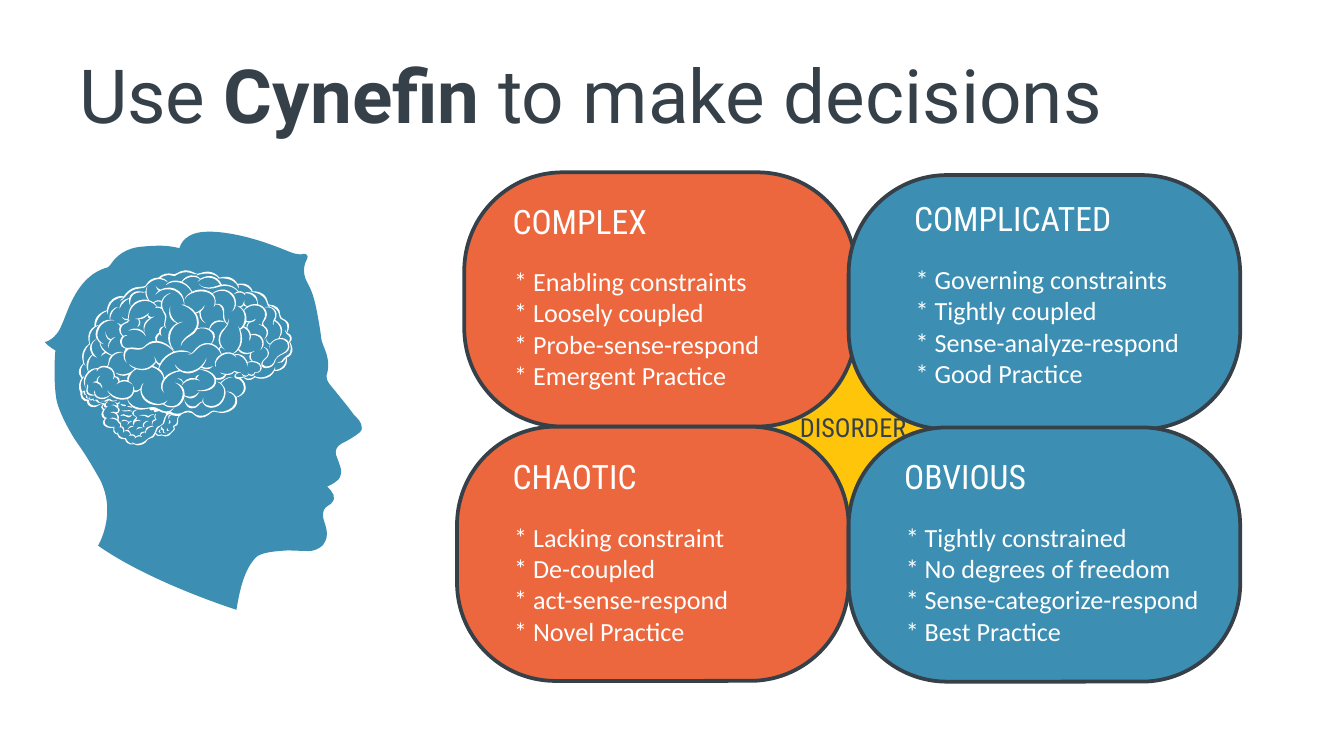
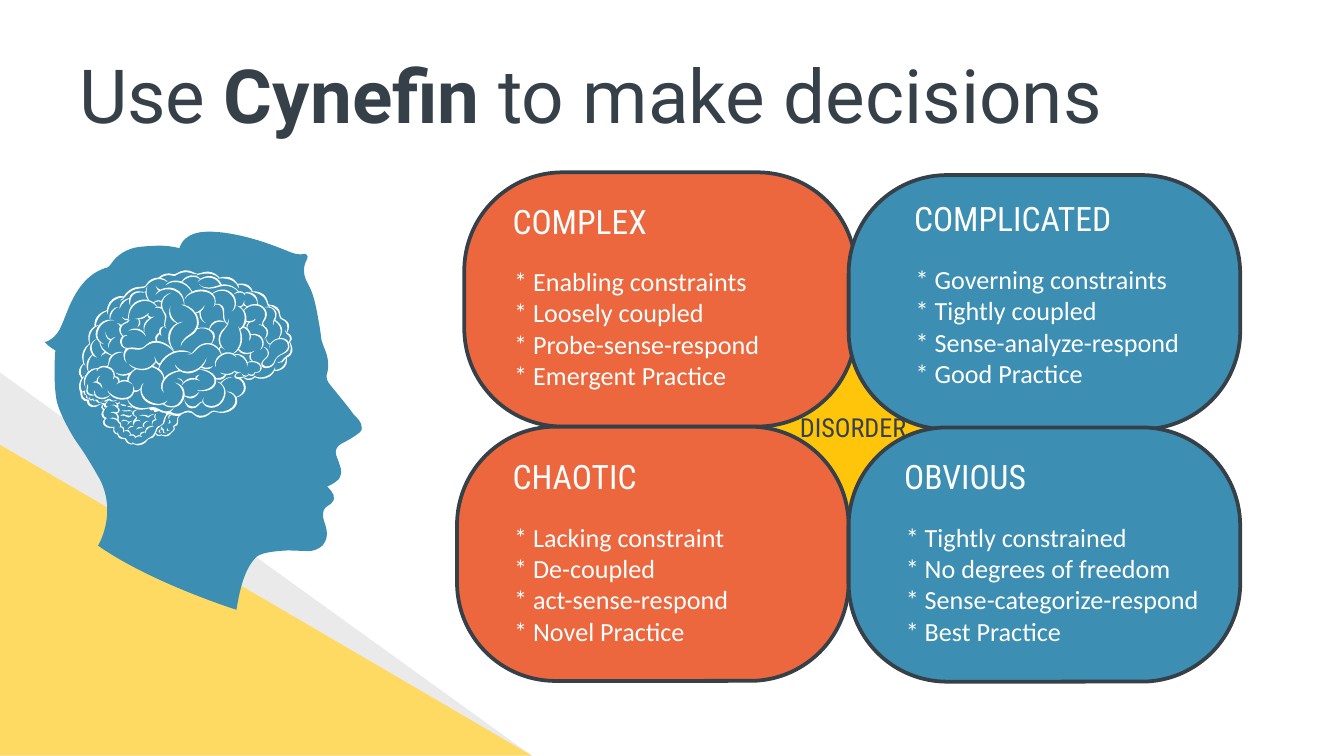
Before and after one commit to spetryjohnson/Talk---Hiring--Firing--and-Inspiring, a slide deck: slide 2 of Hiring-Firing-Inspiring.potx. Drawn at 1344x756 pixels with LibreOffice and Linux fonts; fonts in the diff are those of the drawing. Boxes give left, top, right and bottom in pixels: in the first picture for what was removed or moved away, otherwise in the second. Text is boxed around its words. In the diff, an @@ line names an element or a change of style, - is before the commit and + after.

```diff
--- a/Hiring-Firing-Inspiring.potx
+++ b/Hiring-Firing-Inspiring.potx
@@ freeform shape added at bbox=[0, 372, 532, 755], fill #EAEAEA @@
@@ freeform shape added at bbox=[0, 445, 532, 755], fill #FFDA63 @@
```
Also in this commit, not shown: 1 other slide changed, 4 slides added.
